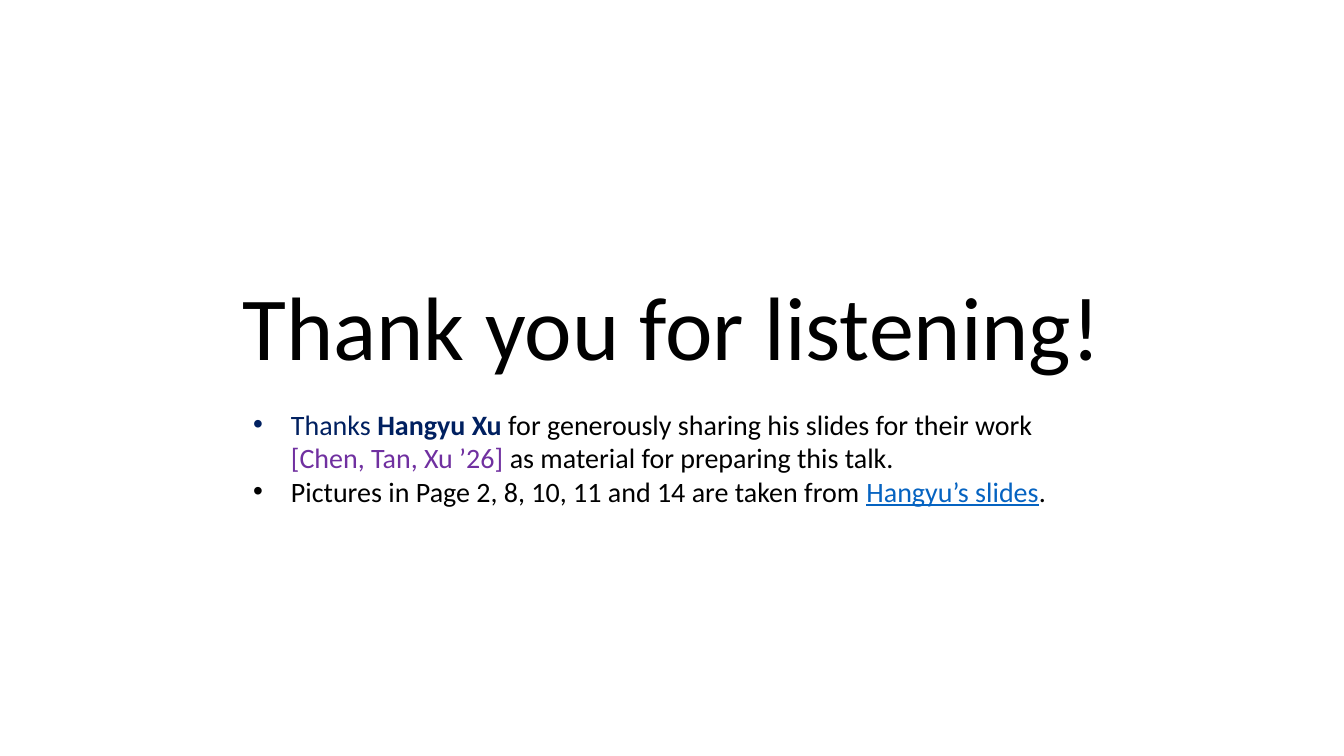
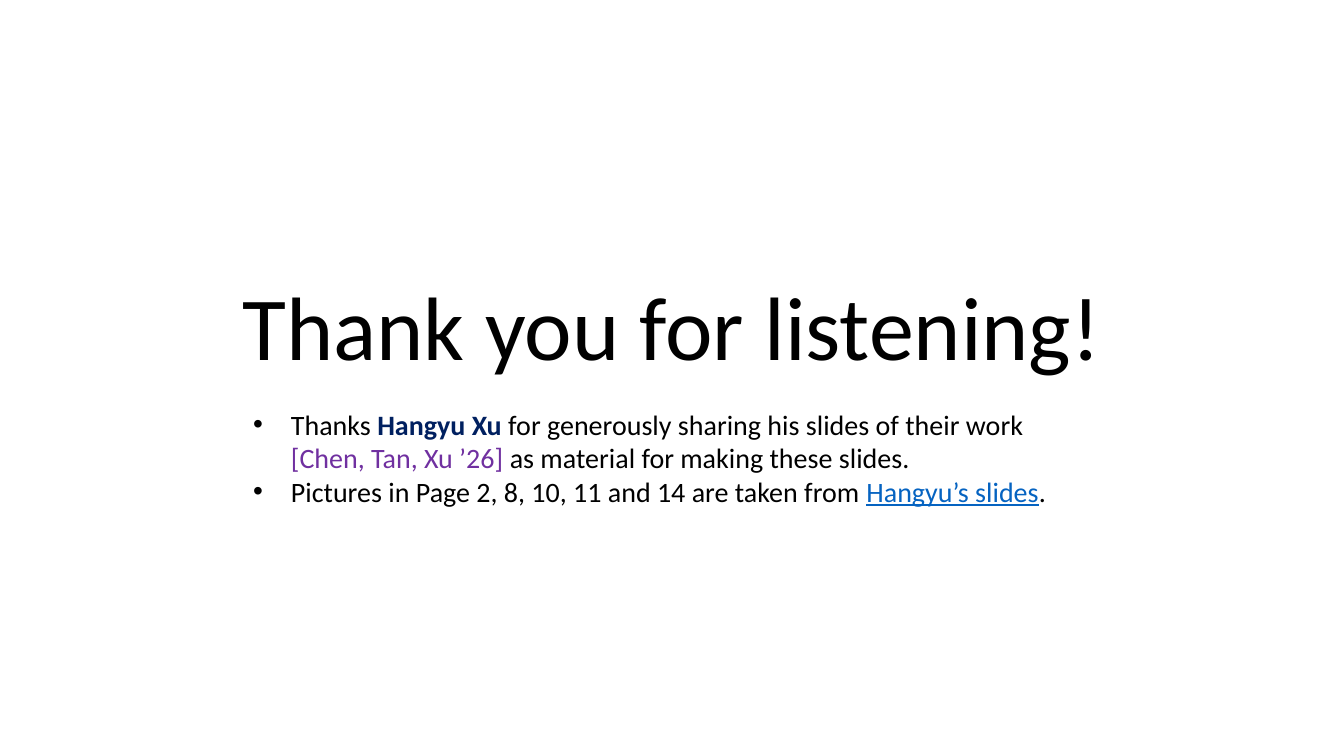
Before and after one commit to Peanut-Tang/Peanut-Tang.github.io, a slide deck: slide 38 of documents/Tree_Cover_Zp/Tree_Cover_Zp_slides.pptx. Drawn at 1344x756 pixels with LibreOffice and Linux fonts; fonts in the diff are those of the drawing. Boxes give left, top, right and bottom in pixels: in the first picture for what was removed or moved away, otherwise in the second. Text is boxed around its words. In the diff, an @@ line names an element or a change of style, - is before the commit and + after.

```diff
--- a/documents/Tree_Cover_Zp/Tree_Cover_Zp_slides.pptx
+++ b/documents/Tree_Cover_Zp/Tree_Cover_Zp_slides.pptx
@@ text at (x1=291, y1=415, x2=1023, y2=473): text changed @@
-• Thanks Hangyu Xu for generously sharing his slides for their work [Chen, Tan, Xu ’26] as material for preparing this talk.
+• Thanks Hangyu Xu for generously sharing his slides of their work [Chen, Tan, Xu ’26] as material for making these slides.
```
Also in this commit, not shown: 1 slide added, 1 slide removed, 1 other file.
